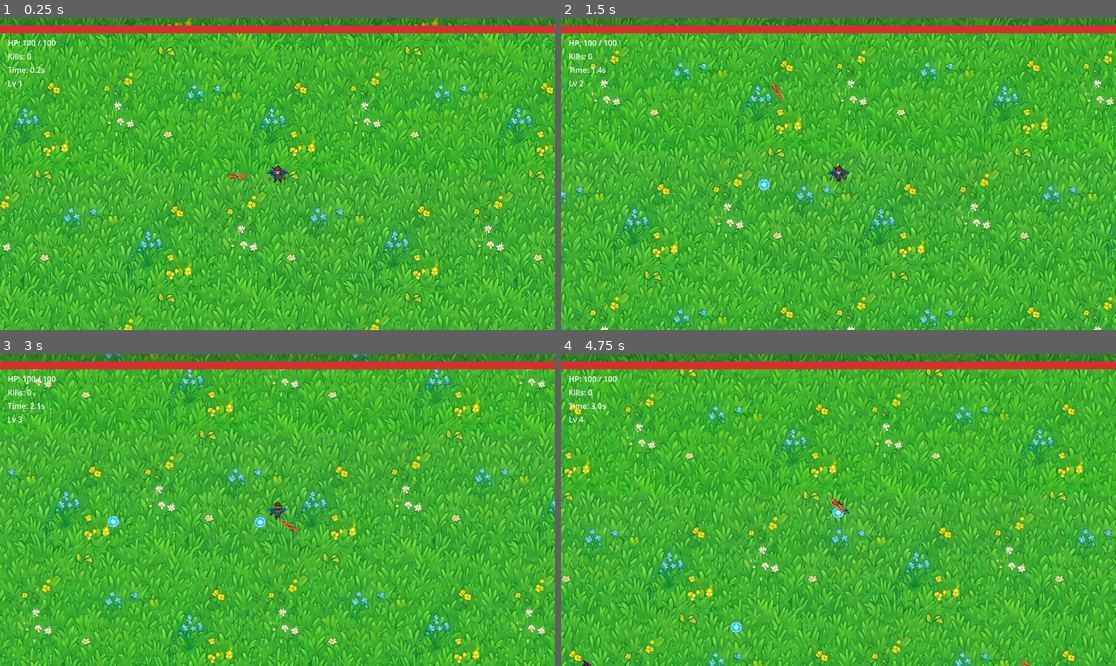
Above: before the commit, frames 1-4 (two rows, left to right).
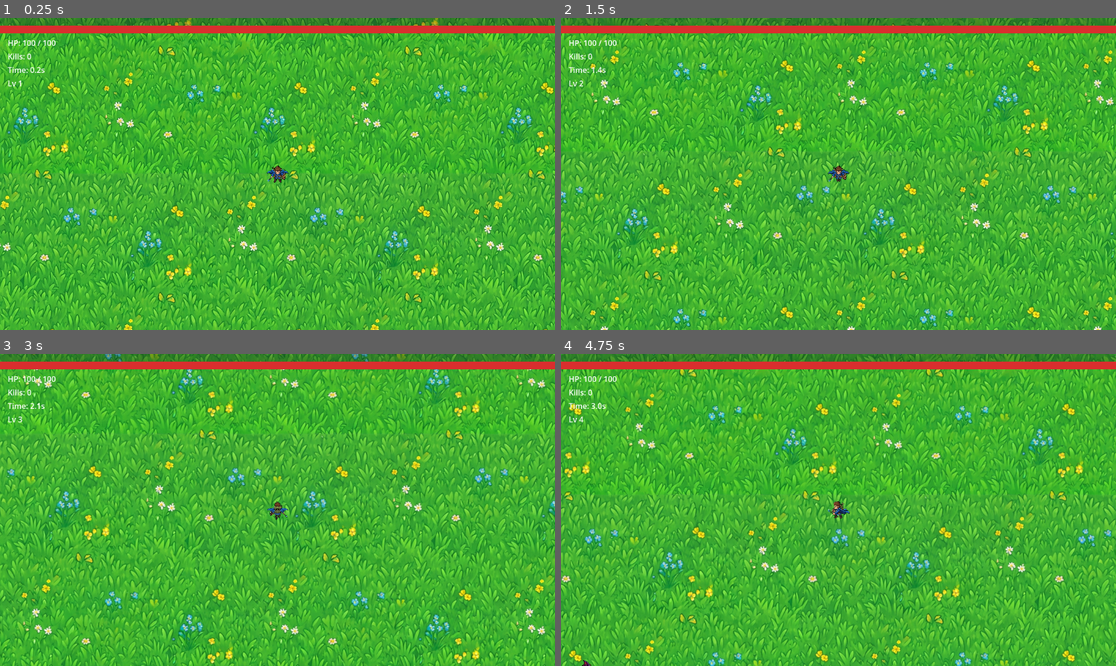
Above: after the commit, the same moments.

Repository: SummerEngine/template-2d-vampire-survivor-roguelike
Game: Godot game, scene res://main.tscn
The game is run twice, just before and just after one commit, with the same random seed, the same clock (stepped at 60 frames per second) and the same inputs.
Inputs (mouse positions are in pixels of both pictures, inside the frame that each line leads up to):
- Up to frame 1 (0.25 s): no input
- Up to frame 2 (1.5 s): tap Enter at 0.5 s; move the mouse to (960, 158) at 0.52 s; hold D 0.53-1.28 s; tap L at 0.6 s; click (960, 158) at 0.67 s; move the mouse to (727, 189) at 1.27 s; hold S from 1.28 s (still down); tap R at 1.35 s
- Up to frame 3 (3 s): move the mouse to (333, 441) at 2.02 s; release S at 2.03 s; hold D 2.03-2.78 s; tap L at 2.1 s; tap Space at 2.75 s; move the mouse to (166, 510) at 2.77 s; hold W from 2.78 s (still down); tap R at 2.85 s; click (166, 510) at 2.92 s
- Up to frame 4 (4.75 s): move the mouse to (1005, 556) at 3.52 s; release W at 3.53 s; hold A from 3.53 s (still down); tap L at 3.6 s; tap Enter at 4.25 s; move the mouse to (838, 510) at 4.27 s; tap R at 4.35 s; click (838, 510) at 4.42 s

The runs differ from the first frame. In frame 1, less than 0.1% of the frame differs, in the area x 40-45%, y 49-52%; in frame 2, 0.1%; in frame 3, 0.2%; in frame 4, 0.2%, in the area x 30-85%, y 46-100%.

Commit message:
temp: disable homing orb + random missile to test the sawblade
WeaponSystem no longer auto-wires the two projectile weapons (commented out,
restore by un-commenting). Saws are unaffected.

Co-Authored-By: Claude Opus 4.8 (1M context) <noreply@anthropic.com>

Diff:
--- a/scripts/weapon_system.gd
+++ b/scripts/weapon_system.gd
@@ -10,12 +10,13 @@
 	projectiles_container = container
 
 func _ready() -> void:
-	# Self-wire defaults so the system works without editor-set exports.
-	if weapons.is_empty():
-		weapons = [
-			preload("res://resources/weapons/homing_missile.tres"),
-			preload("res://resources/weapons/random_missile.tres"),
-		]
+	# TEMP (saw testing): homing orb + random missile disabled. Restore by
+	# un-commenting the block below so the player auto-fires again.
+	#if weapons.is_empty():
+	#	weapons = [
+	#		preload("res://resources/weapons/homing_missile.tres"),
+	#		preload("res://resources/weapons/random_missile.tres"),
+	#	]
 	if projectile_scene == null:
 		projectile_scene = preload("res://scenes/projectile.tscn")
 	# Duplicate the WeaponDefs so runtime upgrades don't mutate the shared
